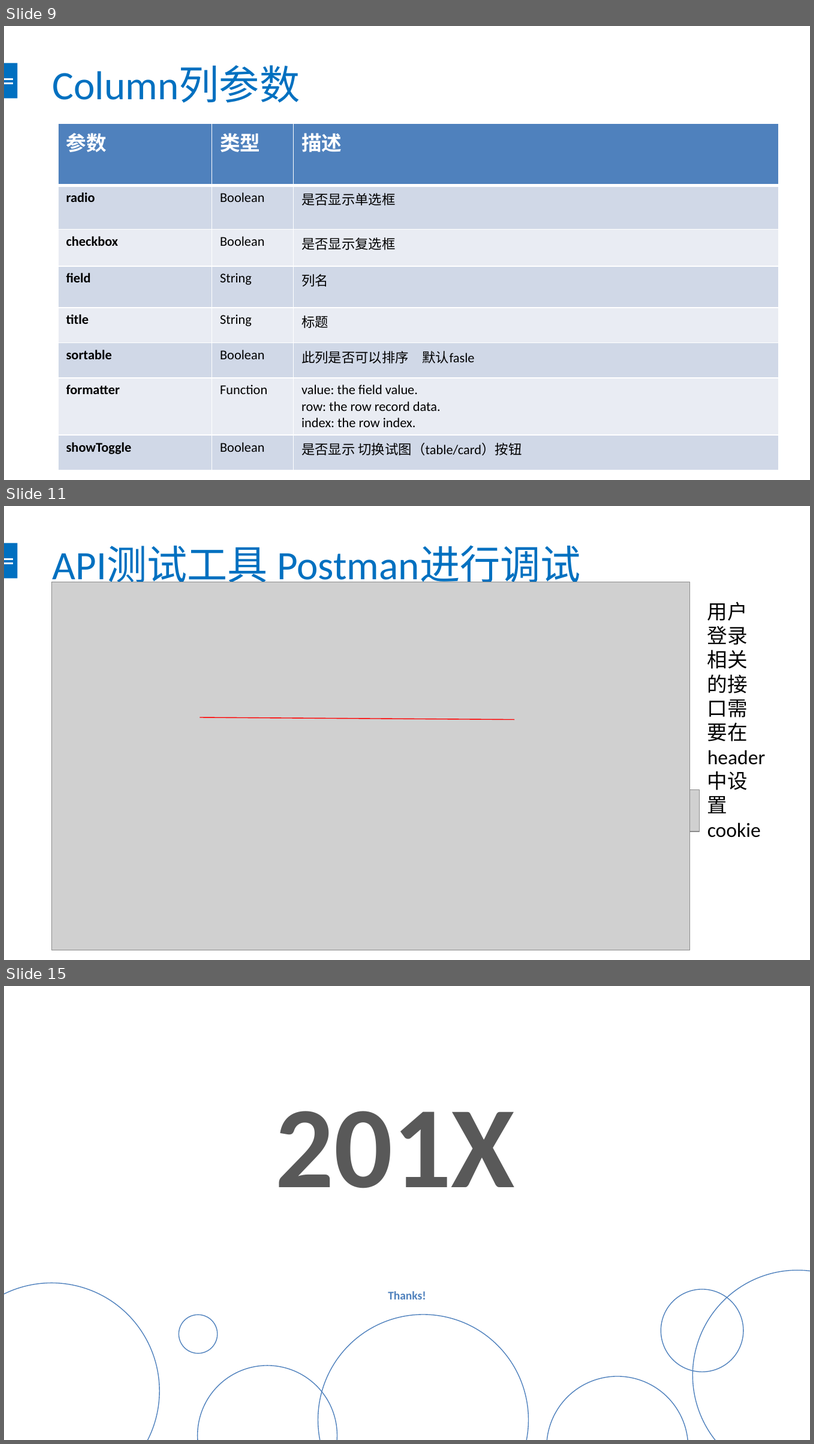
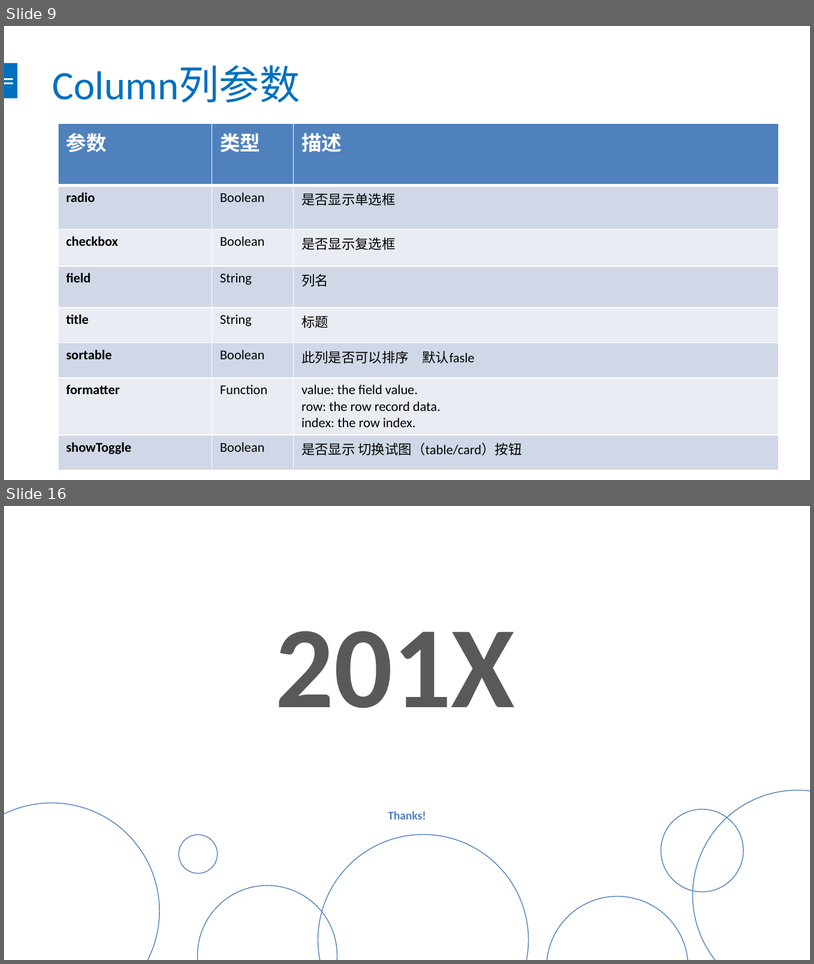
Before and after one commit to chendingguo/workspace, a slide deck: springboot-mybatis-master/bootstrap-table.pptx. Shown one above the other, each under a label of ours: slides 9, 11 and 15 before the commit, slides 9 and 16 after it; the slides between them are not shown. The pictures are 814x1444 and 814x964 pixels, drawn with LibreOffice and Linux fonts; fonts in the diff are those of the drawing; grey boxes stand for pictures. Boxes give left, top, right and bottom in pixels: in the first picture for what was removed or moved away, otherwise in the second. Text is boxed around its words. In the diff, an @@ line names an element or a change of style, - is before the commit and + after.

```diff
--- a/springboot-mybatis-master/bootstrap-table.pptx
+++ b/springboot-mybatis-master/bootstrap-table.pptx
@@ slide 11 removed at [4,506,810,960], background #FFFFFF; not listed: 3 template elements that a slide beside it also shows @@
@@ title removed at [53,546,581,589] @@
-API测试工具 Postman进行调试
@@ picture removed at [51,582,690,949] @@
@@ text removed at [708,601,748,741] @@
-用户登录相关的接口需要在header中设置cookie
@@ line removed from (200, 717) to (515, 720) @@
@@ picture removed at [658,790,700,832] @@
@@ what was slide 15 is now slide 16 @@
```
Also in this commit, not shown: 6 slides added, 4 other slides removed, 3 other files.
